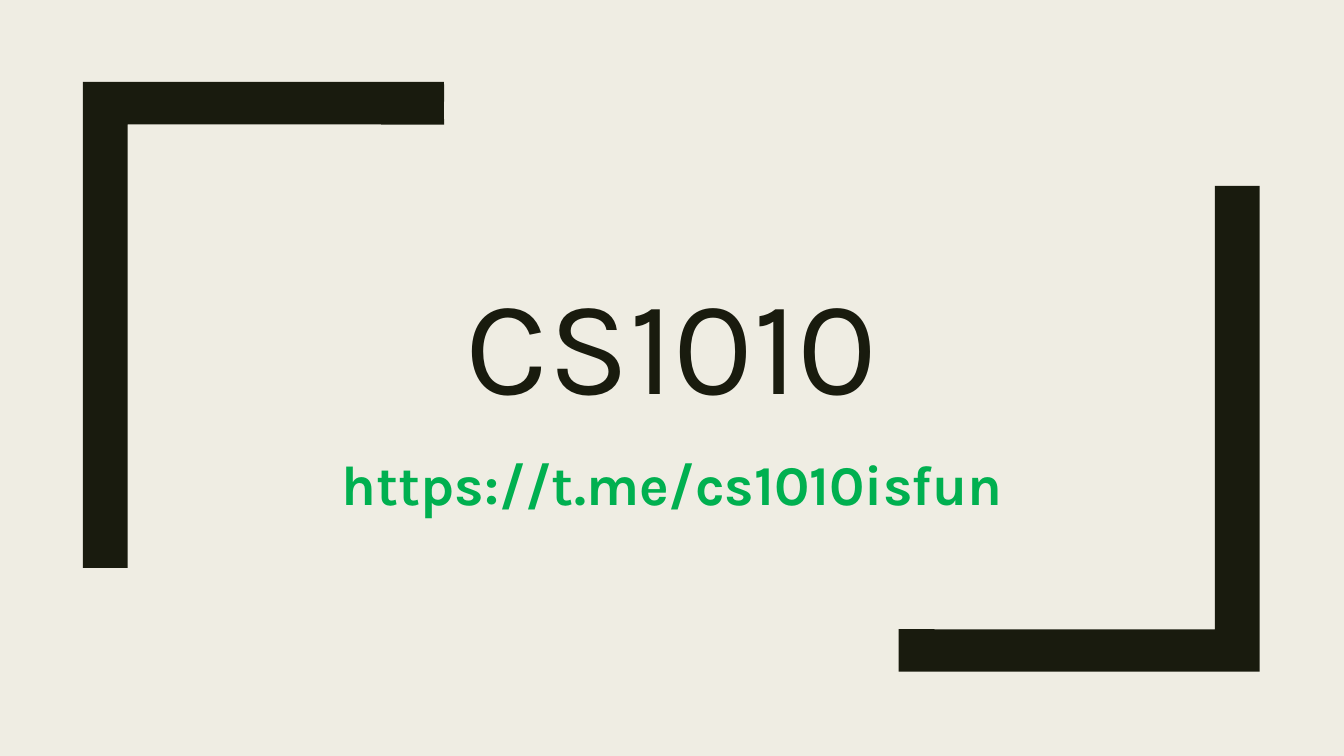
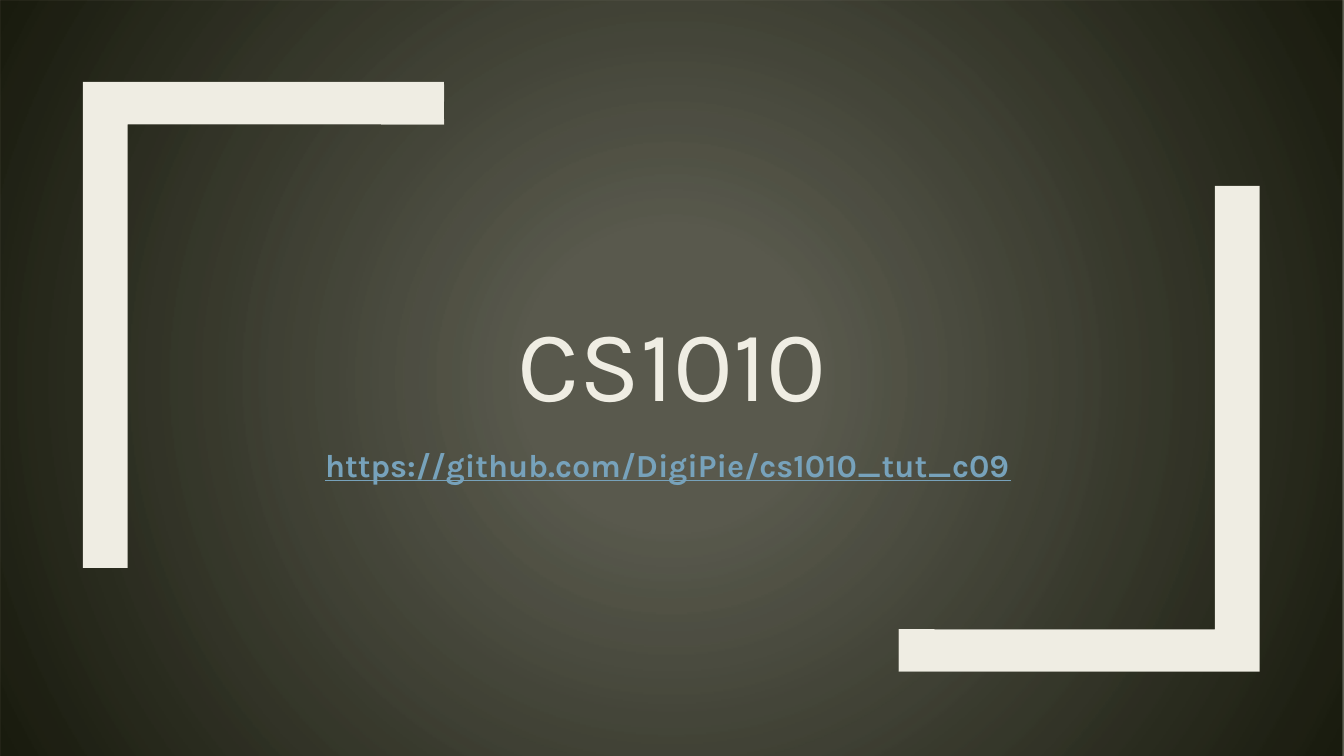
Before and after one commit to DigiPie/CS1010-Tutorial-C09, a slide deck: slide 1 of Tutorial 2/CS1010_TutC09_2.pptx. Drawn at 1344x756 pixels with LibreOffice and Linux fonts; fonts in the diff are those of the drawing; background and template pictures are left out. Boxes give left, top, right and bottom in pixels: in the first picture for what was removed or moved away, otherwise in the second. Text is boxed around its words. In the diff, an @@ line names an element or a change of style, - is before the commit and + after.

```diff
--- a/Tutorial 2/CS1010_TutC09_2.pptx
+++ b/Tutorial 2/CS1010_TutC09_2.pptx
@@ rectangle added at (0,0,1344,756), fill gradient #191B0E @@
@@ freeform shape added at (83,82,444,568), fill #EFEDE3 @@
@@ title "CS1010" at (517,336,826,402): size 96 to 72 pt, text colour #191B0E to #EFEDE3 @@
@@ freeform shape added at (899,186,1260,671), fill #EFEDE3 @@
@@ subtitle at (325,453,1009,485): text changed; size 40 to 23 pt; text colour #00B050 to #77A2BB @@
-https://t.me/cs1010isfun
+https://github.com/DigiPie/cs1010_tut_c09
```
Also in this commit, not shown: 8 other slides changed, 2 slides added, 2 slides removed, 3 other files.
